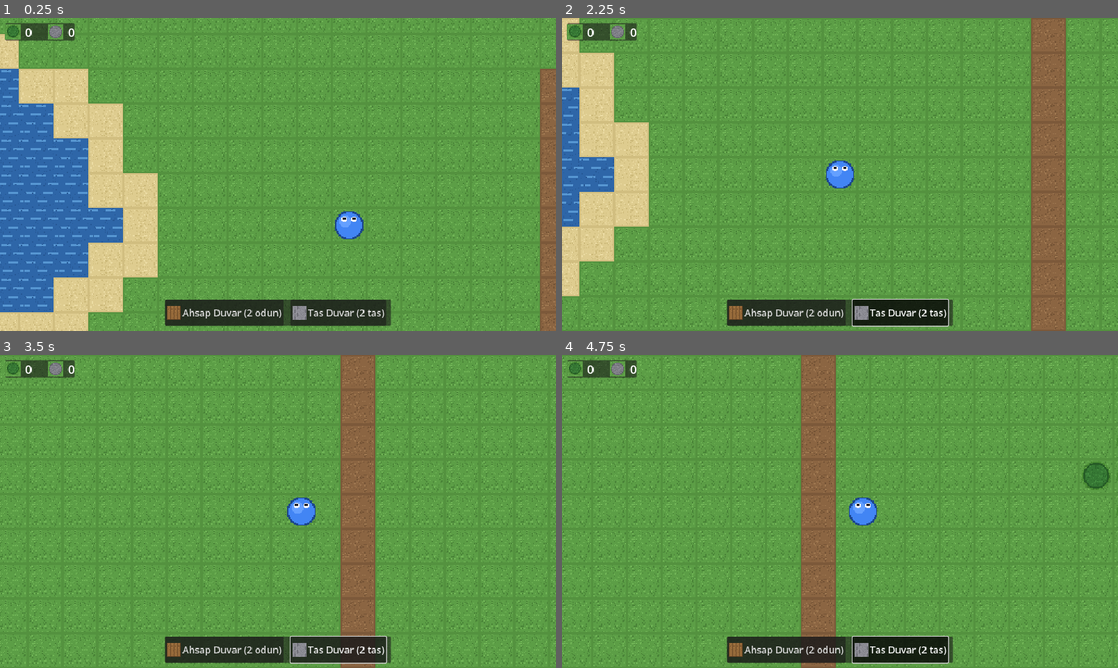
Above: before the commit, frames 1-4 (two rows, left to right).
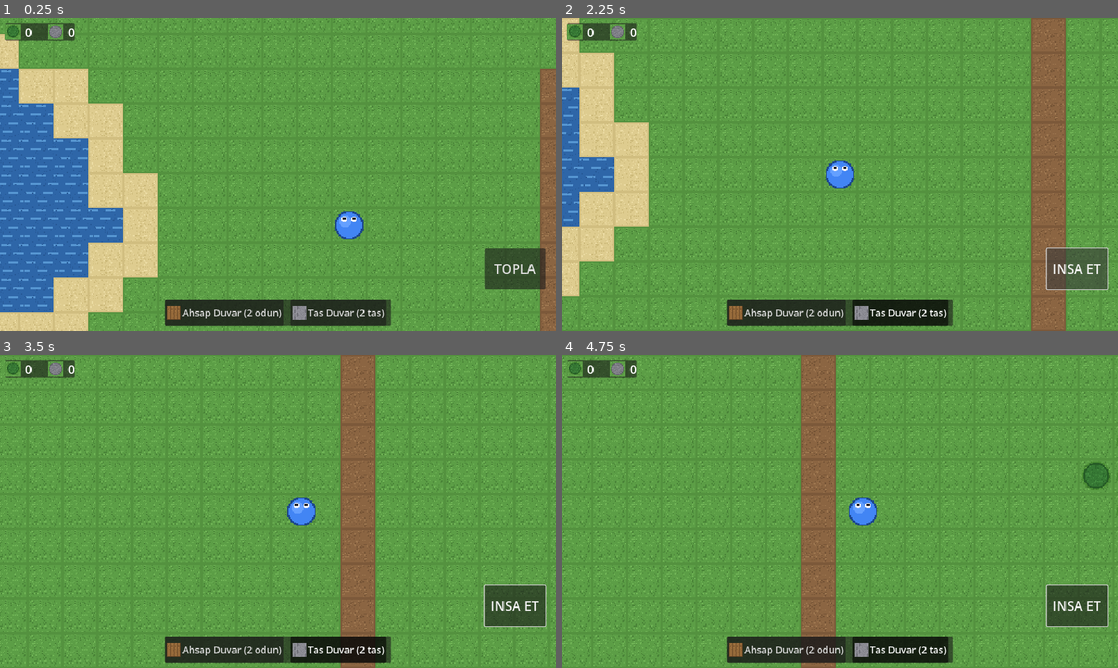
Above: after the commit, the same moments.

Repository: ozcinarece/Rable
Game: Godot game, scene res://scenes/World.tscn
The game is run twice, just before and just after one commit, with the same random seed, the same clock (stepped at 60 frames per second) and the same inputs.
Inputs (mouse positions are in pixels of both pictures, inside the frame that each line leads up to):
- Up to frame 1 (0.25 s): no input
- Up to frame 2 (2.25 s): click "Ahsap Duvar (2 odun)" at 0.5 s; click "Tas Duvar (2 tas)" at 1.25 s; click (1079, 268) at 2 s, where only the run after the commit has a clickable "INSA ET"
- Up to frame 3 (3.5 s): tap Enter at 2.75 s; move the mouse to (400, 495) at 2.77 s; hold D from 2.78 s (still down); click (400, 495) at 2.92 s
- Up to frame 4 (4.75 s): release D at 3.5 s; drag from (728, 527) to (812, 574) at 3.52 s; tap Space at 4.25 s; move the mouse to (895, 442) at 4.27 s; hold D from 4.28 s (still down)

The runs differ from the first frame. In frame 1, 1.4% of the frame differs, in the area x 87-99%, y 73-87%; in frame 2, 1.7%; in frame 3, 1.7%; in frame 4, 1.7%, in the area x 52-99%, y 73-99%.

Commit message:
Carpisma bug'ini duzelt + sag alta aksiyon butonu ekle
Kritik duzeltme: TileSetAtlasSource, TileSet'e eklenmeden ONCE
carpisma poligonu tanimlaniyordu; tile o anda fizik katmanini
bilmedigi icin carpismalar sessizce hic eklenmiyordu. Bu yuzden
su/agac/duvar dahil her seyin uzerinden yurunebiliyor ve haritadan
cikilabiliyordu. add_source cagrisi carpisma tanimindan once olacak
sekilde sira duzeltildi.

Ek olarak:
- Oyuncuya MOTION_MODE_FLOATING (top-down icin dogru hareket modu)
- Sag altta buyuk aksiyon butonu: toplama modunda "TOPLA" (bakilan
  yondeki, yoksa cevredeki toplanabilir hucreyi toplar), insa modunda
  "INSA ET" (bakilan yondeki zemine insa eder)
- Oyuncu artik son baktigi yonu takip ediyor (facing)
- Tile'a dokunarak toplama/insa da ayrica calismaya devam ediyor

Diff:
--- a/scenes/HUD.tscn
+++ b/scenes/HUD.tscn
@@ -65,3 +65,17 @@
 text = "Tas Duvar (2 tas)"
 icon = ExtResource("5_stone_wall")
 theme_override_font_sizes/font_size = 22
+
+[node name="ActionButton" type="Button" parent="."]
+anchor_left = 1.0
+anchor_top = 1.0
+anchor_right = 1.0
+anchor_bottom = 1.0
+offset_left = -164.0
+offset_top = -190.0
+offset_right = -24.0
+offset_bottom = -96.0
+grow_horizontal = 0
+grow_vertical = 0
+text = "TOPLA"
+theme_override_font_sizes/font_size = 30
--- a/scripts/hud.gd
+++ b/scripts/hud.gd
@@ -9,15 +9,21 @@
 ## Insa modu degistiginde yayinlanir; recipe_id bos ise mod kapali demektir.
 signal build_toggled(recipe_id: String)
 
+## Sag alttaki buyuk aksiyon butonuna basilinca yayinlanir.
+## Toplama modunda toplar, insa modunda insa eder (World karar verir).
+signal action_pressed
+
 @onready var wood_label: Label = $Panel/HBox/WoodLabel
 @onready var stone_label: Label = $Panel/HBox/StoneLabel
 @onready var wood_wall_button: Button = $BuildBar/HBox/WoodWallButton
 @onready var stone_wall_button: Button = $BuildBar/HBox/StoneWallButton
+@onready var action_button: Button = $ActionButton
 
 func _ready() -> void:
 	Inventory.changed.connect(_refresh)
 	wood_wall_button.toggled.connect(_on_build_button_toggled.bind("ahsap_duvar", wood_wall_button))
 	stone_wall_button.toggled.connect(_on_build_button_toggled.bind("tas_duvar", stone_wall_button))
+	action_button.pressed.connect(func(): action_pressed.emit())
 	_refresh()
 
 func _refresh() -> void:
@@ -30,6 +36,8 @@
 		for other in [wood_wall_button, stone_wall_button]:
 			if other != button and other.button_pressed:
 				other.set_pressed_no_signal(false)
+		action_button.text = "INSA ET"
 		build_toggled.emit(recipe_id)
 	else:
+		action_button.text = "TOPLA"
 		build_toggled.emit("")
--- a/scripts/player.gd
+++ b/scripts/player.gd
@@ -18,13 +18,24 @@
 const TAP_MAX_DRIFT: float = 12.0     # piksel - bundan fazla kaydiysa tap sayilmaz
 const DRAG_DEAD_ZONE: float = 10.0    # kucuk parmak titremelerini yok say
 
+## Oyuncunun son baktigi yon. Aksiyon butonu hangi hucreyi
+## hedefleyecegini bundan hesaplar.
+var facing: Vector2 = Vector2.DOWN
+
 var _touch_start_position: Vector2 = Vector2.ZERO
 var _touch_current_position: Vector2 = Vector2.ZERO
 var _touch_start_time: float = 0.0
 var _is_touching: bool = false
 
+func _ready() -> void:
+	# Top-down oyun: yercekimi/zemin mantigi olmayan serbest hareket modu
+	motion_mode = CharacterBody2D.MOTION_MODE_FLOATING
+
 func _physics_process(_delta: float) -> void:
-	velocity = _get_input_direction() * speed
+	var direction := _get_input_direction()
+	if direction != Vector2.ZERO:
+		facing = direction
+	velocity = direction * speed
 	move_and_slide()
 
 func _get_input_direction() -> Vector2:
--- a/scripts/world.gd
+++ b/scripts/world.gd
@@ -6,8 +6,8 @@
 ##   1. Tile gorselleri + carpismalari iceren TileSet'i kod ile olusturmak
 ##   2. ASCII haritayi okuyup TileMap'e dosemek
 ##   3. Oyuncuyu P noktasina yerlestirmek, kamerayi sinirlamak
-##   4. Dokunma isleme: insa modu acikken duvar yerlestirir,
-##      degilken yanindaki agac/tas/duvari toplar
+##   4. Dokunma/aksiyon butonu isleme: insa modu acikken duvar
+##      yerlestirir, degilken yakindaki agac/tas/duvari toplar
 ##
 ## Tarifler scripts/recipes.gd'de, envanter Inventory autoload'unda -
 ## bu dosya sadece "dunya" ile ilgilenir.
@@ -56,6 +56,7 @@
 	_build_map_from_ascii()
 	player.world_tapped.connect(_on_player_world_tapped)
 	hud.build_toggled.connect(_on_build_toggled)
+	hud.action_pressed.connect(_on_action_pressed)
 
 # --- Kurulum -----------------------------------------------------------
 
@@ -72,6 +73,11 @@
 		source.texture_region_size = Vector2i(TILE_SIZE, TILE_SIZE)
 		source.create_tile(Vector2i(0, 0))
 
+		# ONEMLI: kaynak once TileSet'e eklenmeli, carpisma ondan sonra
+		# tanimlanmali. Aksi halde tile henuz fizik katmanini bilmedigi
+		# icin carpisma sessizce eklenmez (her seyin uzerinden yurunurdu).
+		tile_set.add_source(source, next_id)
+
 		if def["solid"]:
 			var tile_data: TileData = source.get_tile_data(Vector2i(0, 0), 0)
 			tile_data.add_collision_polygon(0)
@@ -80,7 +86,6 @@
 				Vector2(-h, -h), Vector2(h, -h), Vector2(h, h), Vector2(-h, h),
 			]))
 
-		tile_set.add_source(source, next_id)
 		_char_to_source_id[ch] = next_id
 		next_id += 1
 
@@ -111,22 +116,18 @@
 	camera.limit_right = _map_width * TILE_SIZE
 	camera.limit_bottom = _map_height * TILE_SIZE
 
-# --- Dokunma isleme ----------------------------------------------------
+# --- Girdi isleme ------------------------------------------------------
 
 func _on_build_toggled(recipe_id: String) -> void:
 	_selected_recipe_id = recipe_id
 
+# Haritaya dokununca: insa modundaysa yerlestir, degilse topla.
 func _on_player_world_tapped(world_pos: Vector2) -> void:
 	var cell := ground_tile_map.local_to_map(ground_tile_map.to_local(world_pos))
-	var player_cell := ground_tile_map.local_to_map(ground_tile_map.to_local(player.global_position))
-
-	# Erisim kontrolu: sadece oyuncunun yanindaki tile'lar etkilenebilir
+	var player_cell := _get_player_cell()
+
 	var diff := (cell - player_cell).abs()
 	if maxi(diff.x, diff.y) > HARVEST_REACH_TILES:
-		return
-
-	# Haritanin en dis kenari (sinir duvarlari) hicbir sekilde degistirilemez
-	if cell.x <= 0 or cell.y <= 0 or cell.x >= _map_width - 1 or cell.y >= _map_height - 1:
 		return
 
 	if _selected_recipe_id != "":
@@ -134,14 +135,41 @@
 	else:
 		_try_harvest(cell)
 
-# Insa modu: secili tarifi dokunulan zemine yerlestirmeyi dener.
-func _try_place(cell: Vector2i, player_cell: Vector2i) -> void:
+# Sagdaki aksiyon butonu: oyuncunun baktigi yondeki hucreyi hedefler.
+# Toplama modunda bakilan hucrede toplanacak bir sey yoksa diger
+# komsu hucreler de denenir (telefonda nisan almayi kolaylastirir).
+func _on_action_pressed() -> void:
+	var player_cell := _get_player_cell()
+	var facing_offset := Vector2i(player.facing.round())
+	if facing_offset == Vector2i.ZERO:
+		facing_offset = Vector2i(0, 1)
+
+	if _selected_recipe_id != "":
+		_try_place(player_cell + facing_offset, player_cell)
+		return
+
+	var offsets: Array[Vector2i] = [facing_offset]
+	for oy in [-1, 0, 1]:
+		for ox in [-1, 0, 1]:
+			var o := Vector2i(ox, oy)
+			if o != Vector2i.ZERO and o != facing_offset:
+				offsets.append(o)
+	for o in offsets:
+		if _try_harvest(player_cell + o):
+			return
+
+# --- Insa ve toplama ---------------------------------------------------
+
+# Secili tarifi hedef hucreye yerlestirmeyi dener.
+func _try_place(cell: Vector2i, player_cell: Vector2i) -> bool:
+	if not _is_editable_cell(cell):
+		return false
 	if cell == player_cell:
-		return  # oyuncu kendini duvarin icine hapsedemesin
+		return false  # oyuncu kendini duvarin icine hapsedemesin
 
 	var ch: String = _cell_char.get(cell, "")
 	if ch == "" or TILE_DEFS[ch]["solid"]:
-		return  # sadece yurunebilir zemine insa edilebilir
+		return false  # sadece yurunebilir zemine insa edilebilir
 
 	var recipe: Dictionary = Recipes.RECIPES[_selected_recipe_id]
 	var cost: Dictionary = recipe["cost"]
@@ -149,18 +177,22 @@
 	# Once tum maliyeti karsilayabildigimizden emin ol, sonra harca
 	for item_id in cost:
 		if Inventory.get_count(item_id) < cost[item_id]:
-			return
+			return false
 	for item_id in cost:
 		Inventory.remove_item(item_id, cost[item_id])
 
 	_floor_under[cell] = ch  # sokulurse ayni zemin geri gelsin
 	_set_cell_char(cell, recipe["tile"])
-
-# Normal mod: dokunulan tile toplanabilirse toplar.
-func _try_harvest(cell: Vector2i) -> void:
+	return true
+
+# Hedef hucre toplanabilirse toplar.
+func _try_harvest(cell: Vector2i) -> bool:
+	if not _is_editable_cell(cell):
+		return false
+
 	var ch: String = _cell_char.get(cell, "")
 	if ch == "" or not TILE_DEFS[ch].has("drops"):
-		return
+		return false
 
 	var def: Dictionary = TILE_DEFS[ch]
 	for item_id in def["drops"]:
@@ -173,6 +205,17 @@
 		new_ch = _floor_under[cell]
 		_floor_under.erase(cell)
 	_set_cell_char(cell, new_ch)
+	return true
+
+# --- Yardimcilar -------------------------------------------------------
+
+# Harita icinde ve en dis kenar (yikilamaz sinir duvarlari) disinda mi?
+func _is_editable_cell(cell: Vector2i) -> bool:
+	return cell.x > 0 and cell.y > 0 \
+		and cell.x < _map_width - 1 and cell.y < _map_height - 1
+
+func _get_player_cell() -> Vector2i:
+	return ground_tile_map.local_to_map(ground_tile_map.to_local(player.global_position))
 
 # Bir hucrenin karakterini gunceller ve gorselini doser
 func _set_cell_char(cell: Vector2i, ch: String) -> void:
